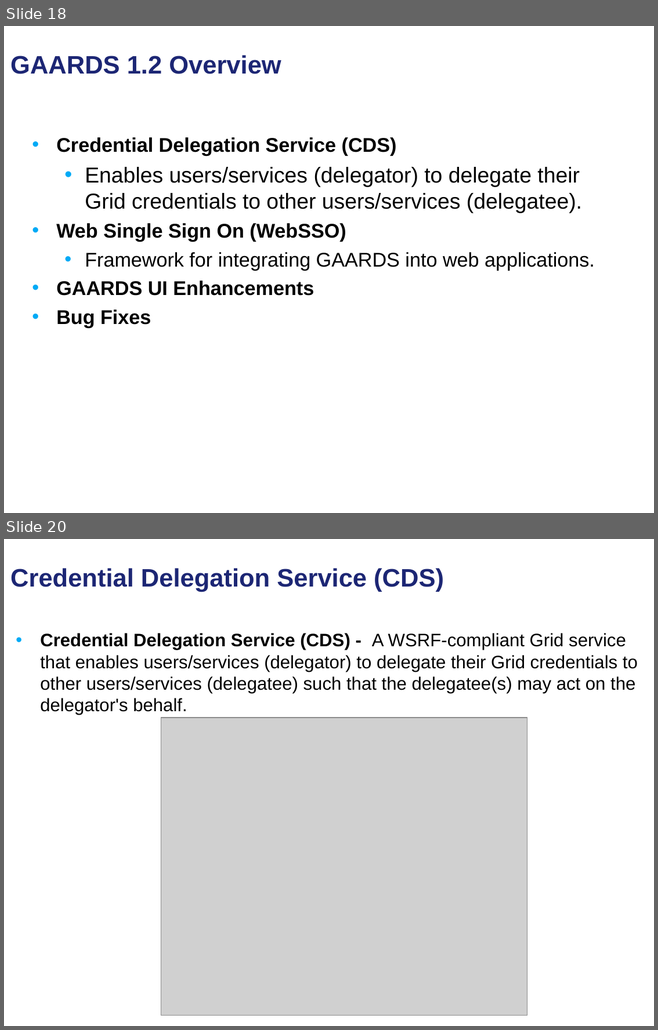
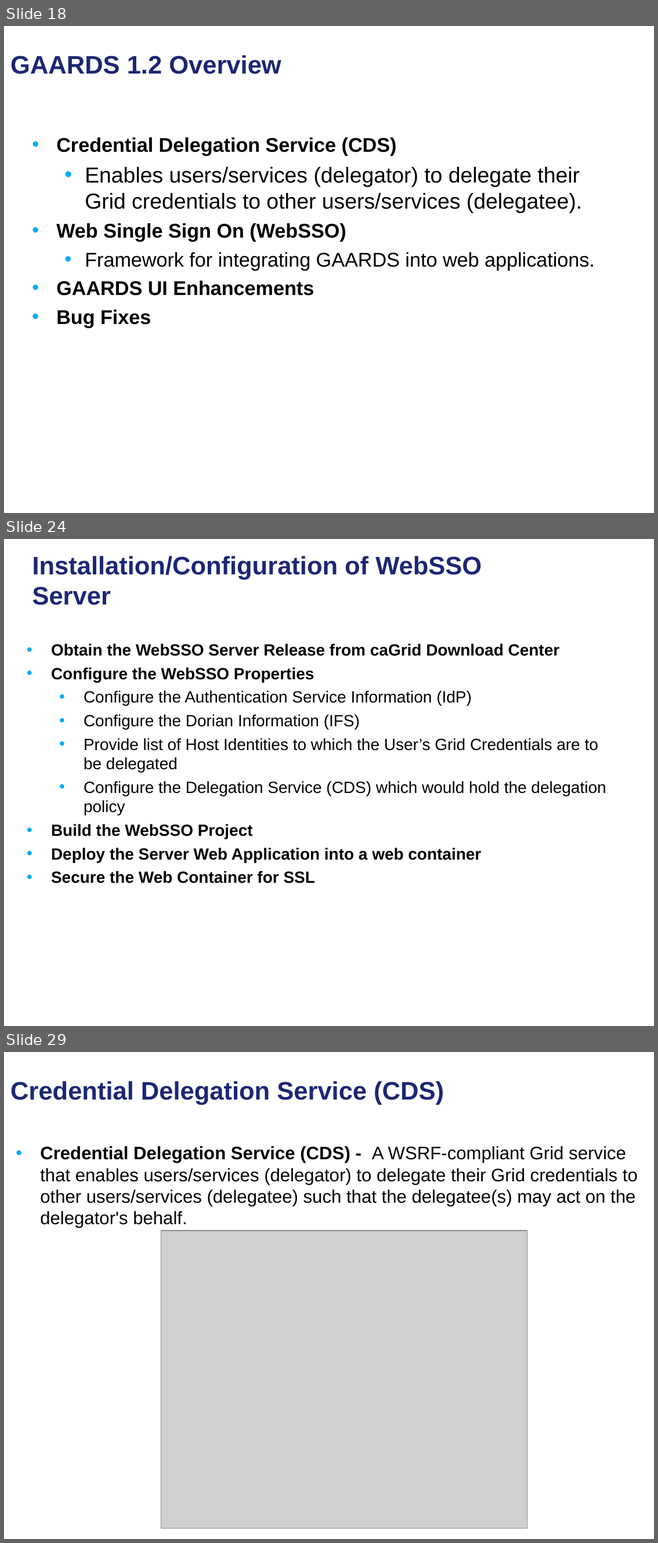
Before and after one commit to NCIP/cagrid-docs, a slide deck: presentations/security/gaards-arch-vcde-f2f-january-2008.ppt. Shown one above the other, each under a label of ours: slides 18 and 20 before the commit, slides 18, 24 and 29 after it; the slides between them are not shown. The pictures are 658x1030 and 658x1543 pixels, drawn with LibreOffice and Linux fonts; fonts in the diff are those of the drawing; grey boxes stand for pictures; background and template pictures are left out. Boxes give left, top, right and bottom in pixels: in the first picture for what was removed or moved away, otherwise in the second. Text is boxed around its words. In the diff, an @@ line names an element or a change of style, - is before the commit and + after.

```diff
--- a/presentations/security/gaards-arch-vcde-f2f-january-2008.ppt
+++ b/presentations/security/gaards-arch-vcde-f2f-january-2008.ppt
@@ slide 24 added at box(4, 539, 654, 1026), background picture (left out) @@
@@ title added at box(32, 556, 481, 605), 28 pt, text #1C2674, bold @@
+Installation/Configuration of WebSSO Server
@@ text added at box(51, 643, 605, 884), 18 pt, text #000000 @@
+• Obtain the WebSSO Server Release from caGrid Download Center
+• Configure the WebSSO Properties
+  • Configure the Authentication Service Information (IdP)
+  • Configure the Dorian Information (IFS)
+  • Provide list of Host Identities to which the User’s Grid Credentials are to be delegated
+  • Configure the Delegation Service (CDS) which would hold the delegation policy
+• Build the WebSSO Project
+• Deploy the Server Web Application into a web container
+• Secure the Web Container for SSL
@@ what was slide 20 is now slide 29 @@
```
Also in this commit, not shown: 9 other slides added, 1 slide removed.
